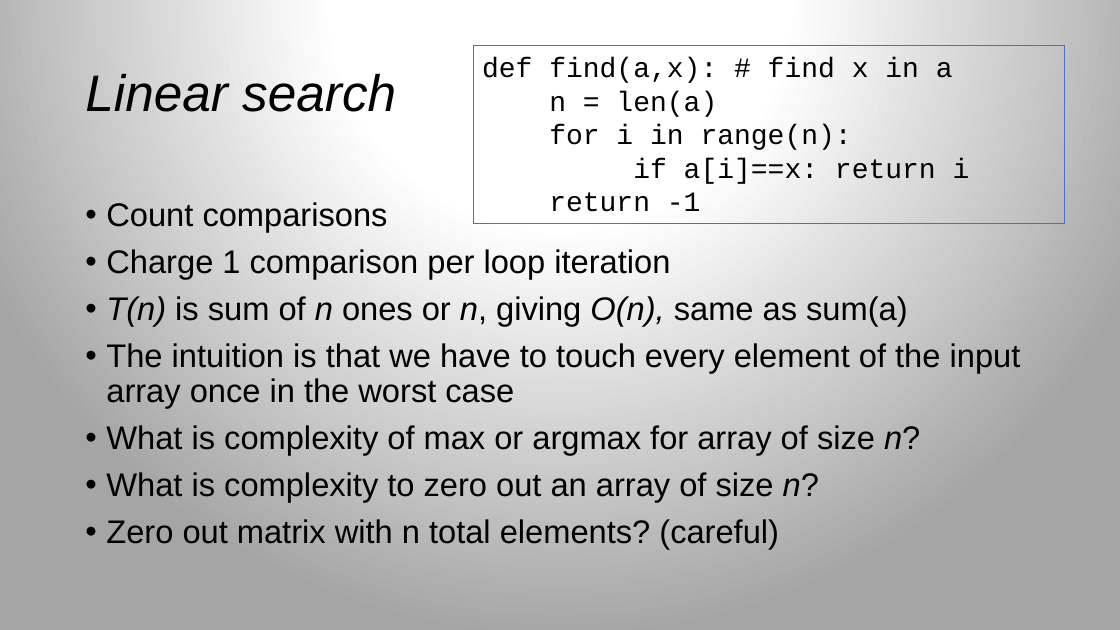
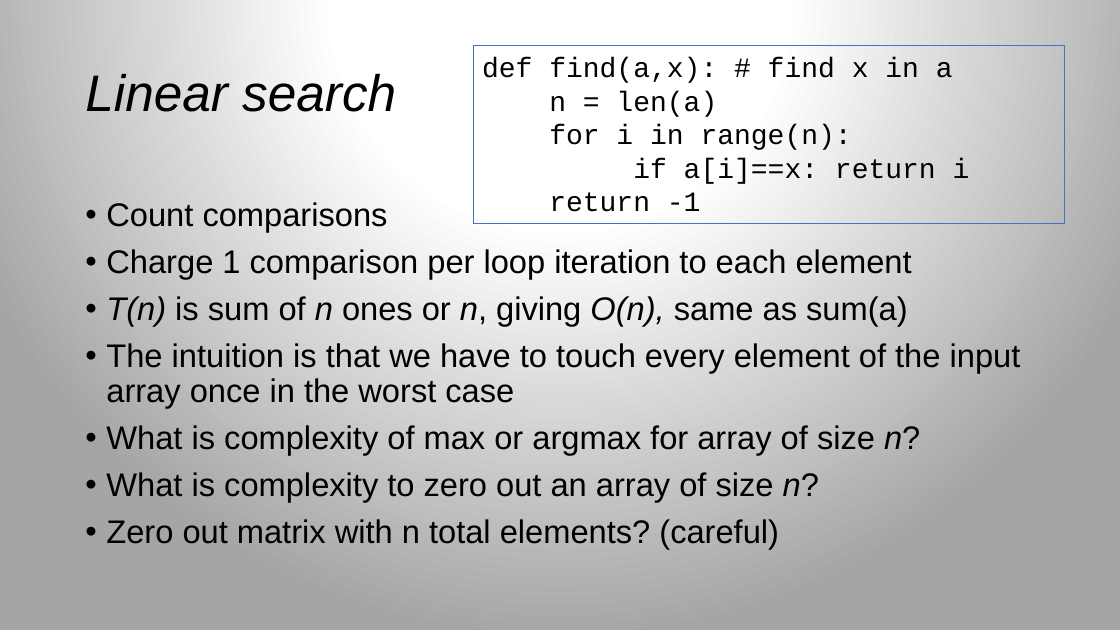
Before and after one commit to parrt/msds689, a slide deck: slide 14 of notes/complexity.pptx. Drawn at 1120x630 pixels with LibreOffice and Linux fonts; fonts in the diff are those of the drawing; background and template pictures are left out. Boxes give left, top, right and bottom in pixels: in the first picture for what was removed or moved away, otherwise in the second. Text is boxed around its words. In the diff, an @@ line names an element or a change of style, - is before the commit and + after.

```diff
--- a/notes/complexity.pptx
+++ b/notes/complexity.pptx
@@ text at [106,249,912,279]: text changed @@
-• Charge 1 comparison per loop iteration
+• Charge 1 comparison per loop iteration to each element
```
Also in this commit, not shown: 9 other slides changed, 2 slides added, 6 other files.
